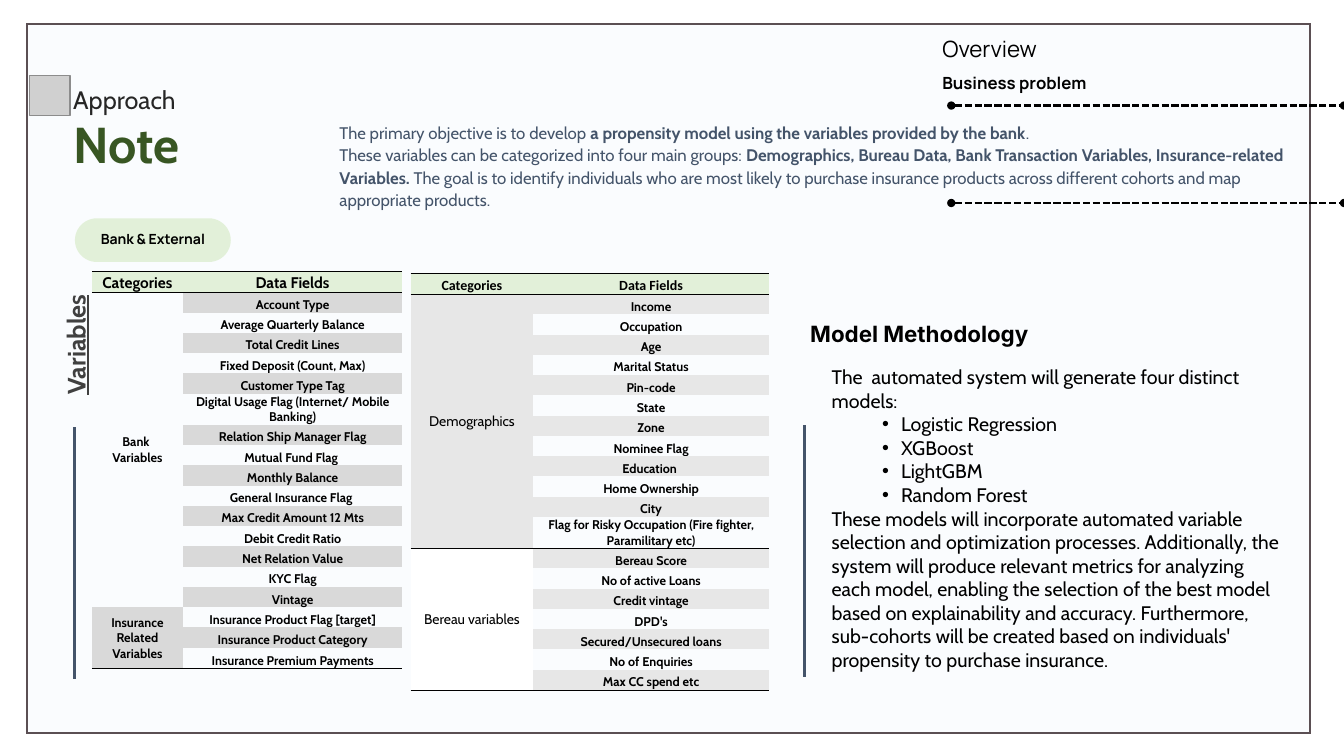
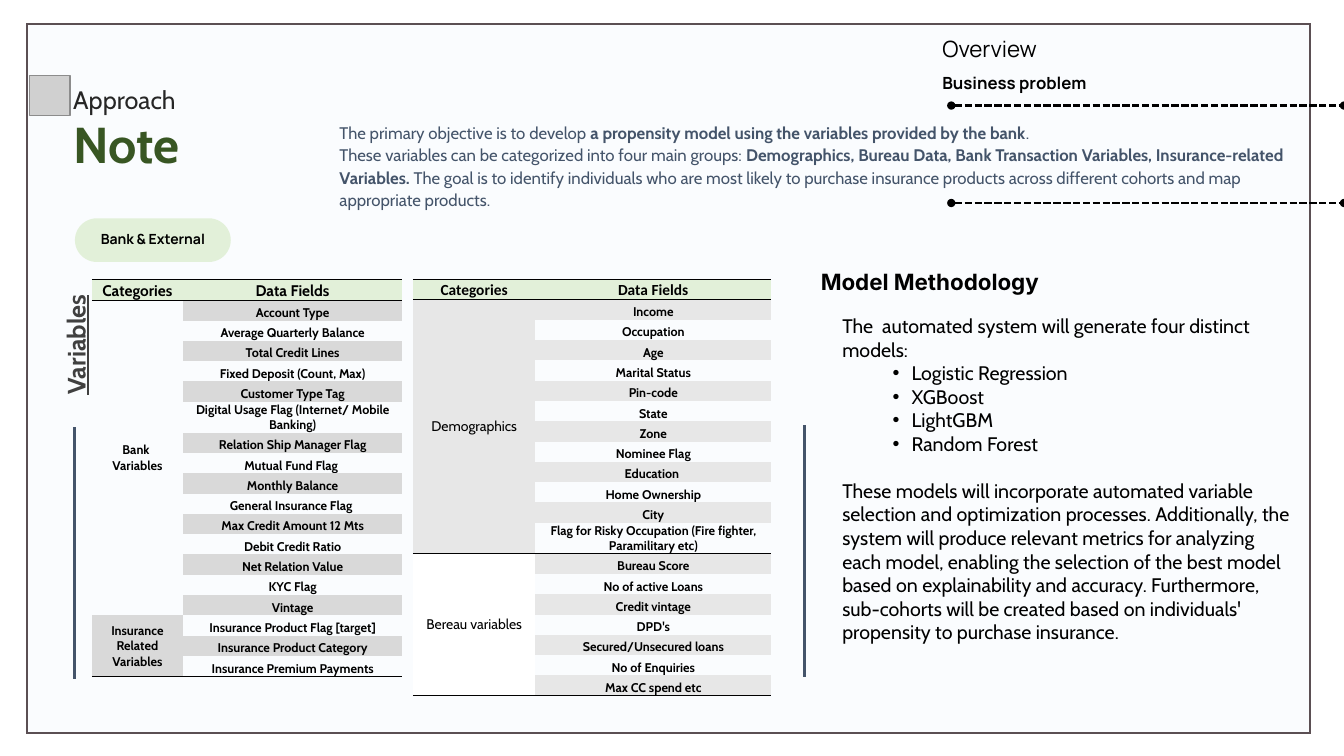
Before and after one commit to DwaipayanDutta/SAS_Data_model-Sample, a slide deck: slide 3 of Presentation/Model_Presentation.pptx. Drawn at 1344x756 pixels with LibreOffice and Linux fonts; fonts in the diff are those of the drawing; grey boxes stand for pictures. Boxes give left, top, right and bottom in pixels: in the first picture for what was removed or moved away, otherwise in the second. Text is boxed around its words. In the diff, an @@ line names an element or a change of style, - is before the commit and + after.

```diff
--- a/Presentation/Model_Presentation.pptx
+++ b/Presentation/Model_Presentation.pptx
@@ text "Model Methodology": place and size @@
-text "Model Methodology" at (810, 325, 1028, 347)
+text "Model Methodology" at (821, 273, 1039, 295)
@@ table: place and size @@
-table at (92, 271, 402, 672)
+table at (92, 279, 402, 680)
@@ table at (413, 279, 771, 699) @@
-row 14, column 2: Bereau Score
+row 14, column 2: Bureau Score
@@ size 10 to 11 pt in "Categories", "Data Fields" @@
@@ table: place and size @@
-table at (410, 274, 768, 693)
+table at (413, 279, 771, 699)
@@ text "The automated system will generate ..." rewrapped from (832, 369, 1279, 672) to (842, 318, 1289, 644) @@
```
Also in this commit, not shown: 1 other slide changed.
